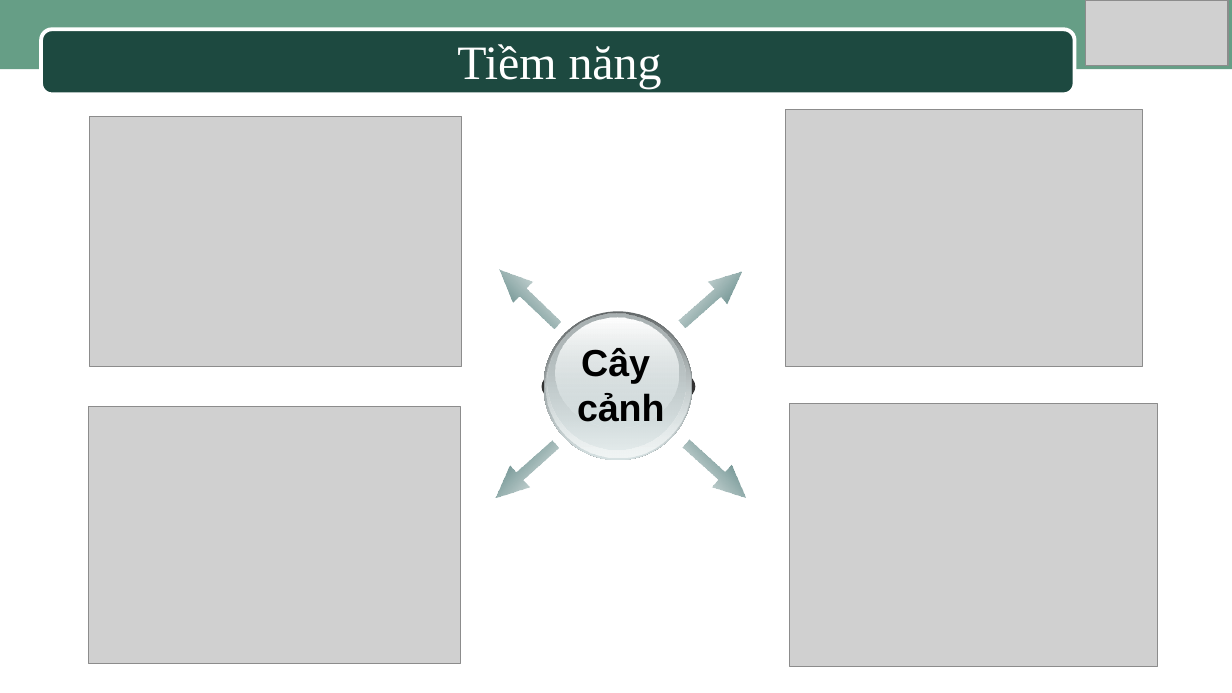
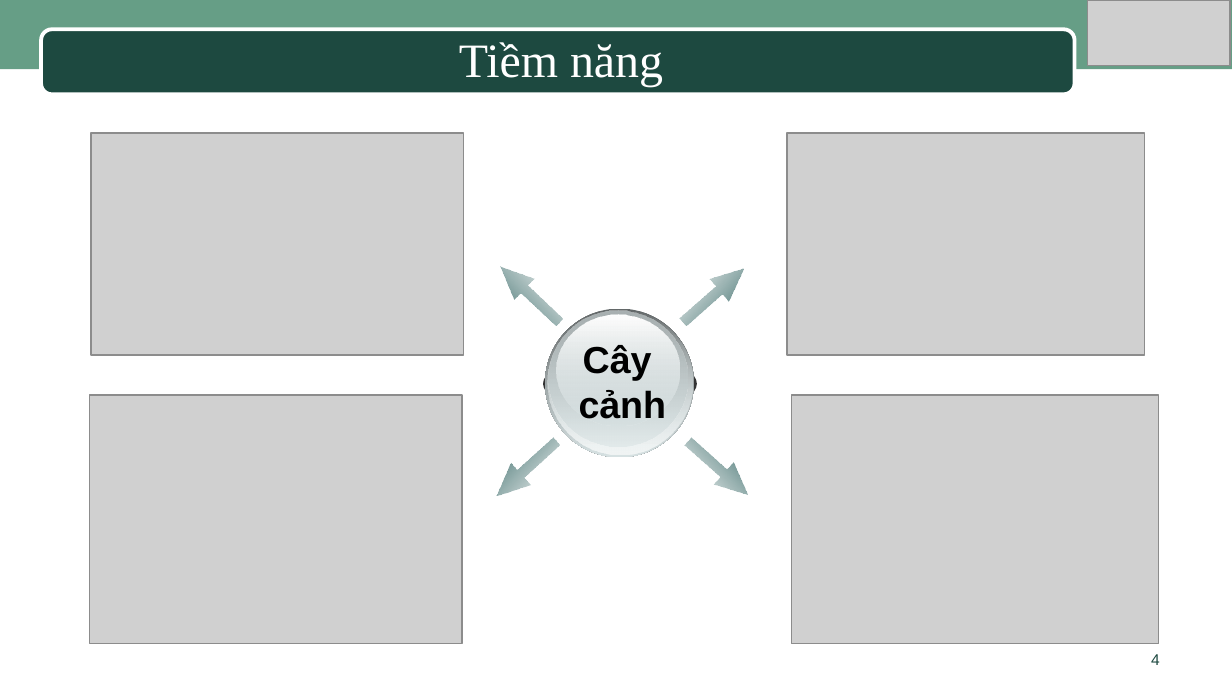
Before and after one commit to HuynhHueTruc/LuanVanTinHocUngDung, a slide deck: slide 4 of Slide_Bao_cao_luan_Van.ppt. Drawn at 1232x693 pixels with LibreOffice and Linux fonts; fonts in the diff are those of the drawing; grey boxes stand for pictures; background and template pictures are left out. Boxes give left, top, right and bottom in pixels: in the first picture for what was removed or moved away, otherwise in the second. Text is boxed around its words. In the diff, an @@ line names an element or a change of style, - is before the commit and + after.

```diff
--- a/Slide_Bao_cao_luan_Van.ppt
+++ b/Slide_Bao_cao_luan_Van.ppt
@@ picture: place and size @@
-picture at box(90, 116, 462, 366)
+picture at box(91, 133, 463, 355)
@@ picture: place and size @@
-picture at box(786, 110, 1143, 367)
+picture at box(787, 133, 1145, 355)
@@ right arrow at box(673, 258, 753, 333): proportions changed @@
@@ 3 ellipses: place and size @@
-3 ellipses at box(542, 313, 696, 458)
+3 ellipses at box(543, 309, 697, 455)
@@ picture: place and size @@
-picture at box(89, 407, 461, 664)
+picture at box(90, 395, 462, 644)
@@ picture: place and size @@
-picture at box(790, 404, 1157, 668)
+picture at box(791, 395, 1158, 644)
@@ page number added at box(1151, 654, 1160, 665), 9.1 pt, text #1D4940 @@
+4
```
Also in this commit, not shown: 19 other slides changed, 11 other files.
